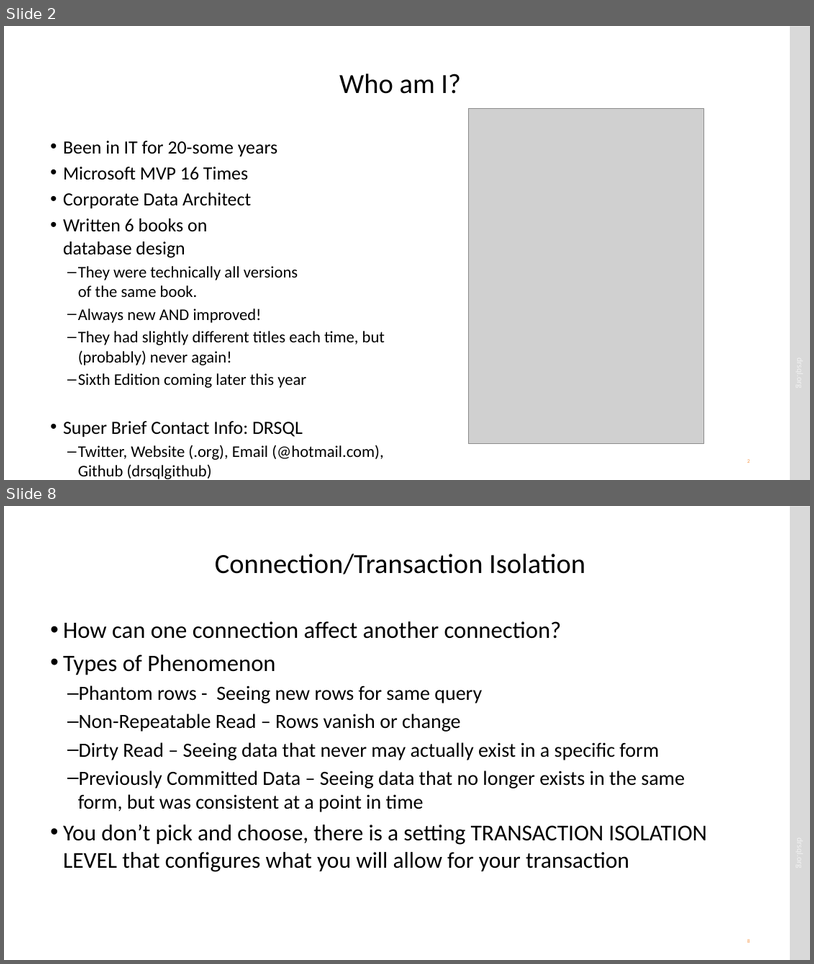
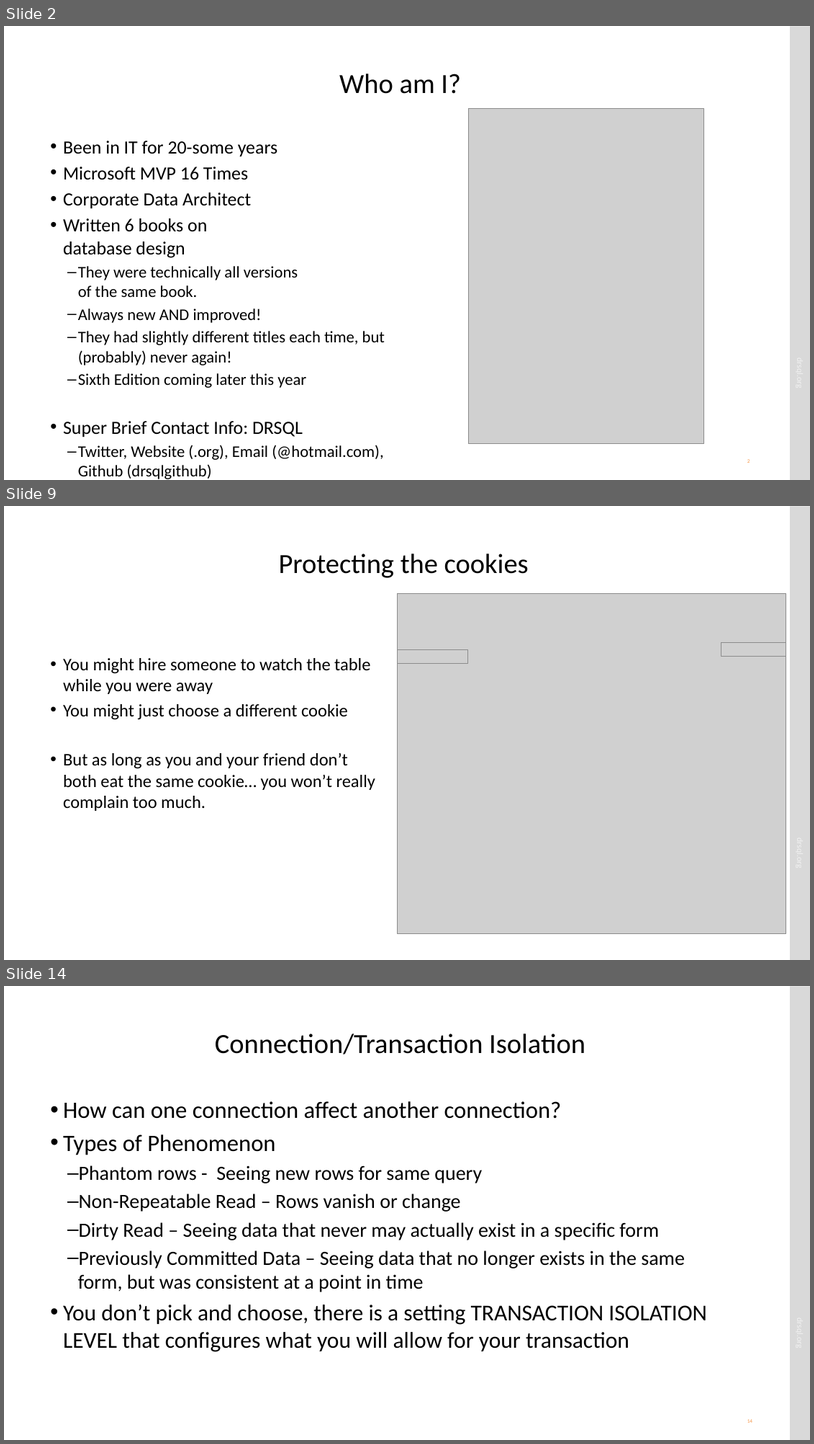
Before and after one commit to drsqlgithub/Presentation-Downloads, a slide deck: Concurrency/Matters of Concurrency.pptx. Shown one above the other, each under a label of ours: slides 2 and 8 before the commit, slides 2, 9 and 14 after it; the slides between them are not shown. The pictures are 814x964 and 814x1444 pixels, drawn with LibreOffice and Linux fonts; fonts in the diff are those of the drawing; grey boxes stand for pictures. Boxes give left, top, right and bottom in pixels: in the first picture for what was removed or moved away, otherwise in the second. Text is boxed around its words. In the diff, an @@ line names an element or a change of style, - is before the commit and + after.

```diff
--- a/Concurrency/Matters of Concurrency.pptx
+++ b/Concurrency/Matters of Concurrency.pptx
@@ slide 9 added at (4, 506, 810, 960), background #FFFFFF; not listed: 1 template element that a slide beside it also shows @@
@@ title added at (279, 554, 529, 578), 33 pt, text #000000 @@
+Protecting the cookies
@@ picture added at (397, 593, 786, 933) @@
@@ picture added at (397, 649, 468, 663) @@
@@ picture added at (721, 643, 786, 656) @@
@@ text added at (63, 658, 376, 811), 21 pt, text #000000 @@
+• You might hire someone to watch the table while you were away
+• You might just choose a different cookie
+• But as long as you and your friend don’t both eat the same cookie… you won’t really complain too much.
@@ what was slide 8 is now slide 14 @@
@@ page number at (748, 1419, 753, 1422): text changed @@
-8
+14
```
Also in this commit, not shown: 6 slides changed, 6 other slides added, 3 other files.
